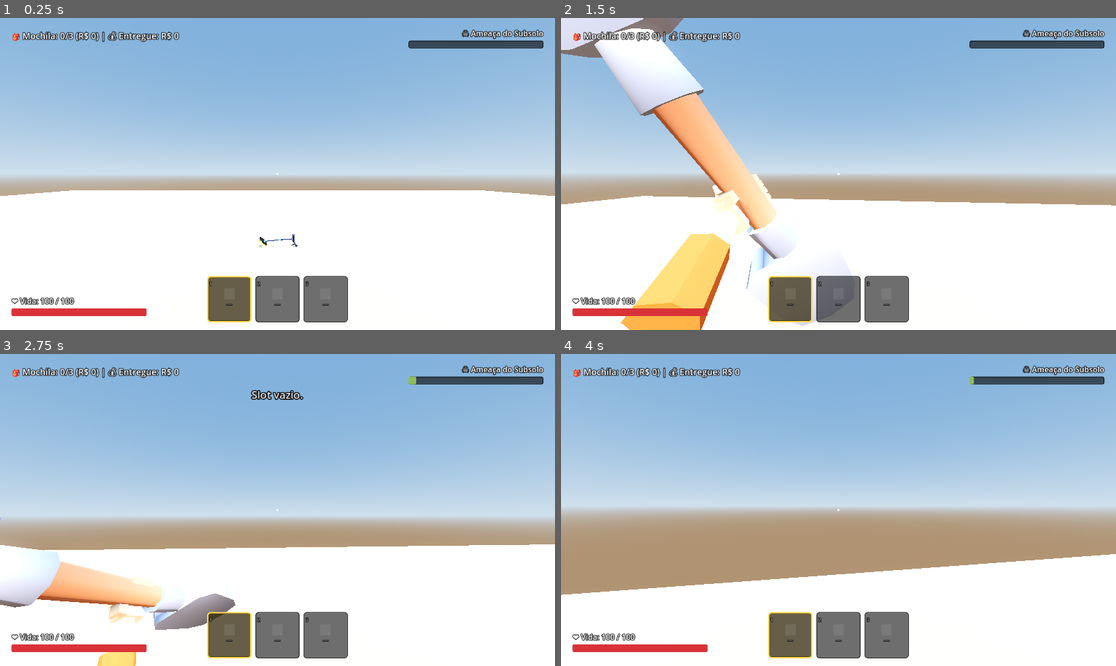
Above: before the commit, frames 1-4 (two rows, left to right).
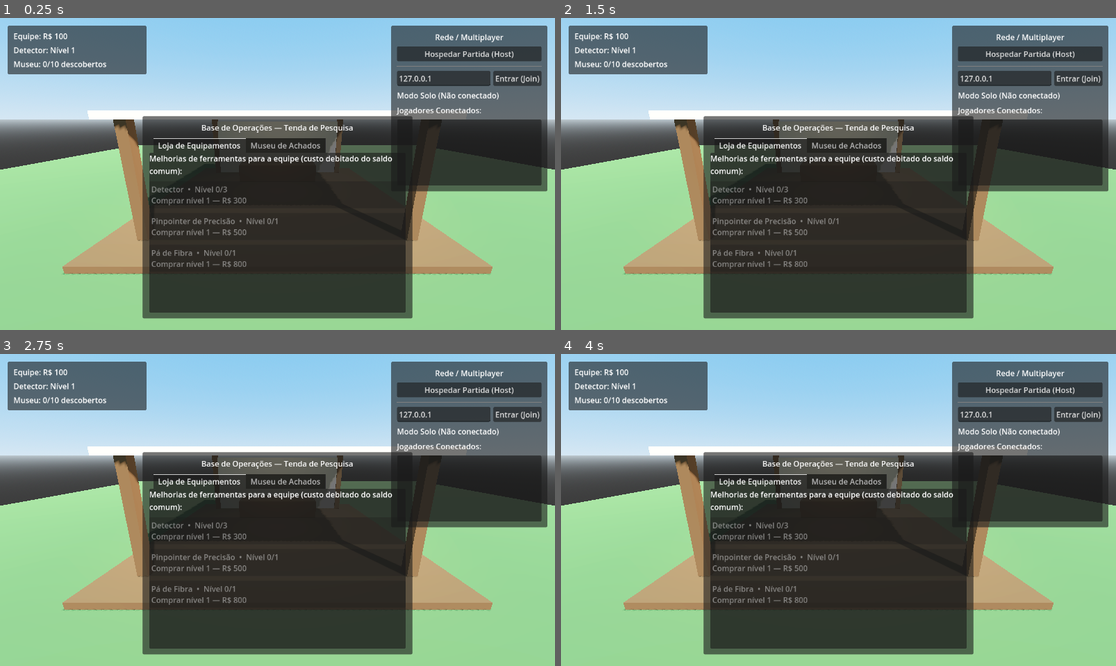
Above: after the commit, the same moments.

Repository: Felipefmdev/ScanDig
Game: Godot game, scene res://world/lobby_base.tscn
Same seed, same stepped clock (60 frames per second), same inputs: the game is played once before the commit and once after it. Before the commit the project starts from res://world/test_sandbox.tscn.
Inputs (mouse positions are in pixels of both pictures, inside the frame that each line leads up to):
- Up to frame 1 (0.25 s): no input
- Up to frame 2 (1.5 s): tap Enter at 0.5 s; move the mouse to (866, 174) at 0.52 s; hold W (move_forward) from 0.53 s (still down); tap F (attack, bound only before the commit) at 0.6 s; click (866, 174) at 0.67 s; tap Space (jump) at 0.77 s; move the mouse to (810, 174) at 1.27 s; right-click (810, 174) at 1.35 s
- Up to frame 3 (2.75 s): keep holding W (move_forward); tap Space (jump) at 1.52 s; move the mouse to (288, 503) at 2.02 s; tap Q (drop, bound only before the commit) at 2.1 s
- Up to frame 4 (4 s): keep holding W (move_forward); move the mouse to (832, 516) at 2.77 s; tap E (interact) at 2.85 s; click (832, 516) at 2.92 s; tap Space (jump) at 3.02, 3.77 s; move the mouse to (877, 513) at 3.52 s; tap 1 (slot_1, bound only before the commit) at 3.6 s

The runs differ from the first frame. In frame 1, 100% of the frame differs, in the area x 0-100%, y 0-100%; in frame 2, 99%; in frame 3, 100%; in frame 4, 99%.

Commit message:
refactor(core): GameState, NetworkManager e SaveManager viram autoloads
Permite trocar de cena (lobby -> mapa) sem perder estado nem conexão.

Co-Authored-By: Claude Opus 5.5 <noreply@anthropic.com>

Diff:
--- a/project.godot
+++ b/project.godot
@@ -11,9 +11,15 @@
 [application]
 
 config/name="ScanDig"
-run/main_scene="res://world/test_sandbox.tscn"
+run/main_scene="res://world/lobby_base.tscn"
 config/features=PackedStringArray("4.3", "Forward Plus")
 config/icon="res://icon.svg"
+
+[autoload]
+
+CoreGameState="*res://core/game_state.gd"
+CoreNetwork="*res://core/network_manager.gd"
+CoreSave="*res://core/save_manager.gd"
 
 [input]
 
--- a/world/lobby_base.tscn
+++ b/world/lobby_base.tscn
@@ -1,8 +1,5 @@
-[gd_scene load_steps=13 format=3 uid="uid://dwiinrcl0r4yi"]
+[gd_scene load_steps=10 format=3 uid="uid://dwiinrcl0r4yi"]
 
-[ext_resource type="Script" path="res://core/game_state.gd" id="1_state"]
-[ext_resource type="Script" path="res://core/network_manager.gd" id="2_net"]
-[ext_resource type="Script" path="res://core/save_manager.gd" id="3_save"]
 [ext_resource type="PackedScene" path="res://ui/hud.tscn" id="4_hud"]
 [ext_resource type="PackedScene" path="res://ui/multiplayer_menu.tscn" id="5_netmenu"]
 [ext_resource type="PackedScene" path="res://ui/base_station_ui.tscn" id="6_baseui"]
@@ -32,15 +29,6 @@
 albedo_color = Color(0.82, 0.76, 0.64, 1)
 
 [node name="LobbyBase" type="Node3D"]
-
-[node name="GameState" type="Node" parent="."]
-script = ExtResource("1_state")
-
-[node name="NetworkManager" type="Node" parent="."]
-script = ExtResource("2_net")
-
-[node name="SaveManager" type="Node" parent="."]
-script = ExtResource("3_save")
 
 [node name="WorldEnvironment" type="WorldEnvironment" parent="."]
 environment = SubResource("Environment_lobby")
